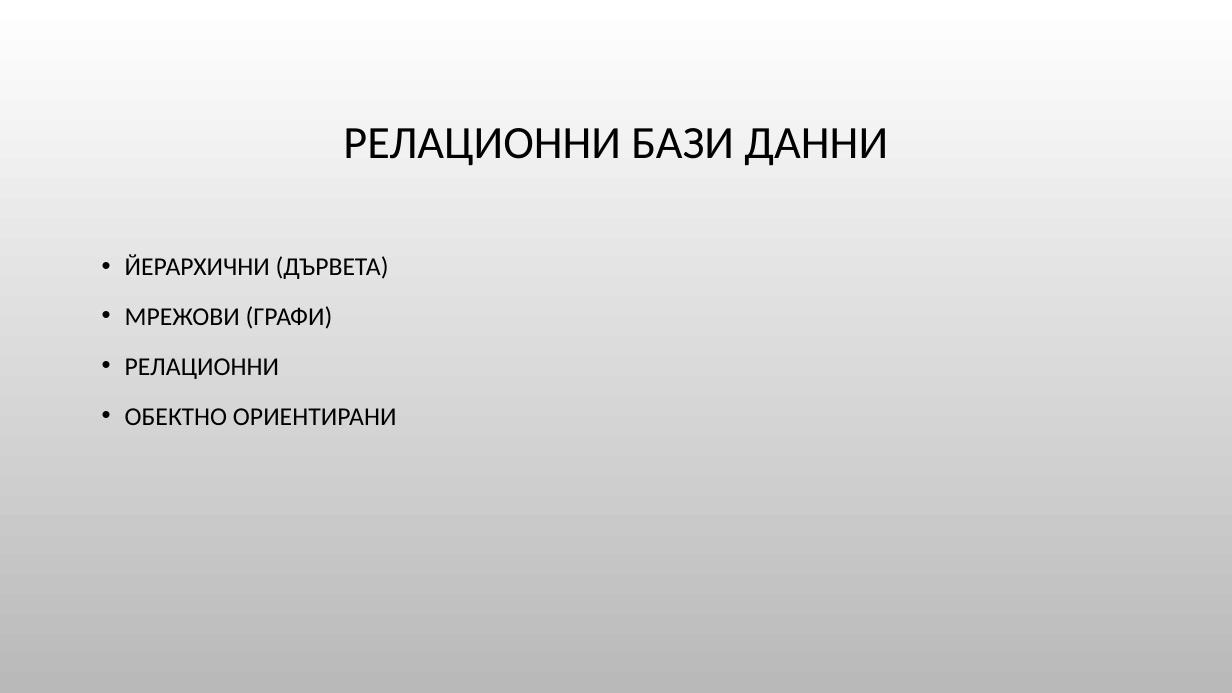
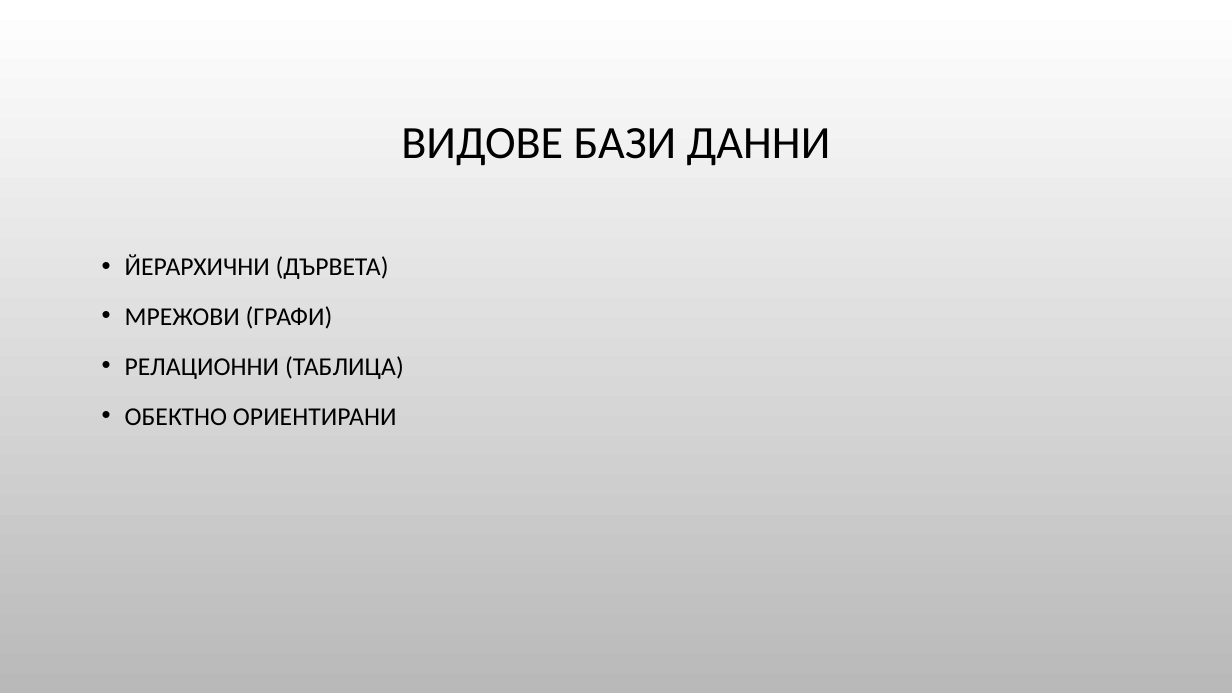
Before and after one commit to Bilyukov/php-mysql-course, a slide deck: slide 3 of 09.introduction-to-mysql.pptx. Drawn at 1232x693 pixels with LibreOffice and Linux fonts; fonts in the diff are those of the drawing; background and template pictures are left out. Boxes give left, top, right and bottom in pixels: in the first picture for what was removed or moved away, otherwise in the second. Text is boxed around its words. In the diff, an @@ line names an element or a change of style, - is before the commit and + after.

```diff
--- a/09.introduction-to-mysql.pptx
+++ b/09.introduction-to-mysql.pptx
@@ title at <box>401,128,831,166</box>: text changed @@
-РЕЛАЦИОННИ БАЗИ ДАННИ
+ВИДОВЕ БАЗИ ДАННИ
@@ text at <box>125,356,404,379</box>: text changed @@
-• РЕЛАЦИОННИ
+• РЕЛАЦИОННИ (ТАБЛИЦА)
```
Also in this commit, not shown: 1 other slide changed.
